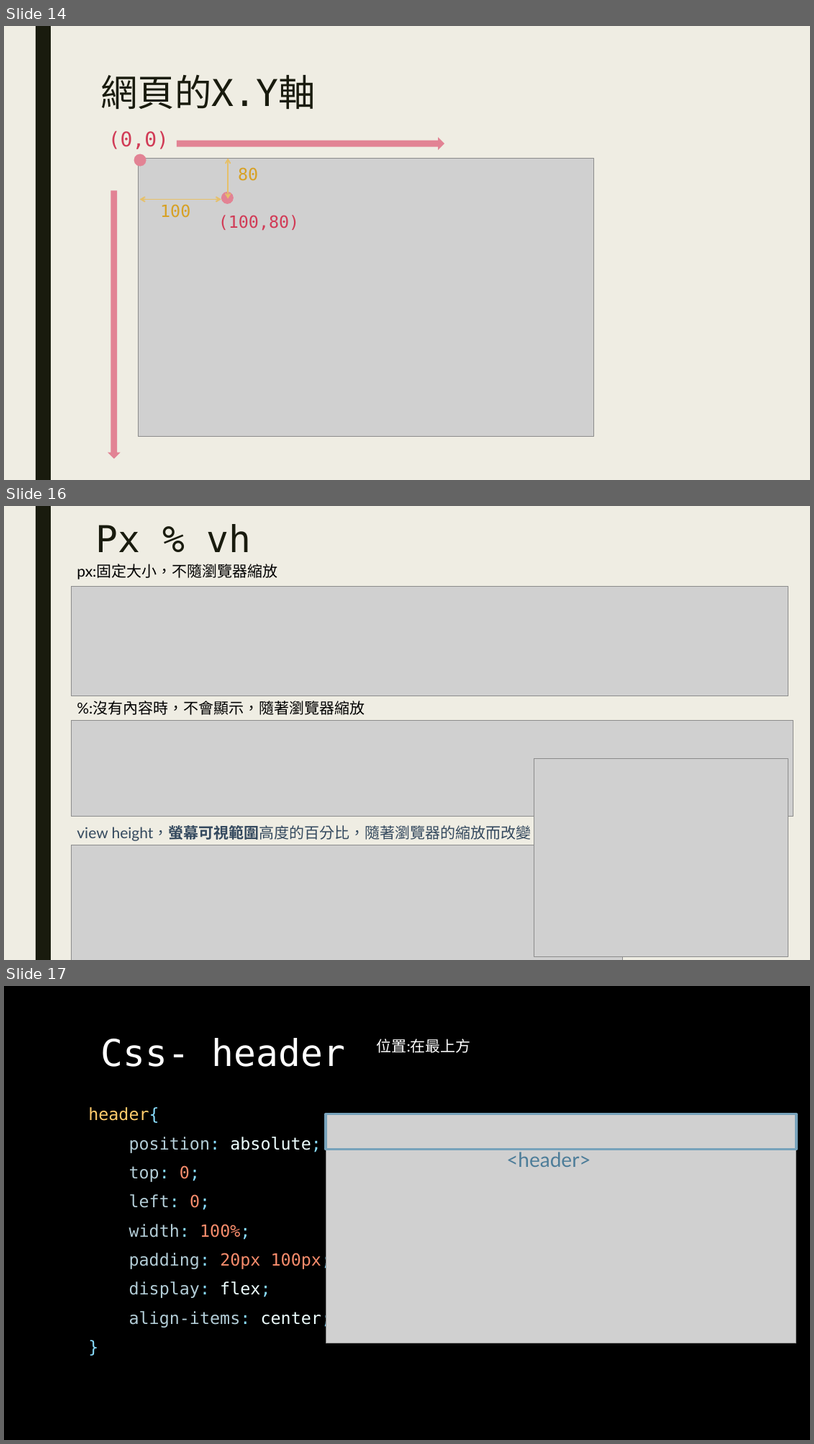
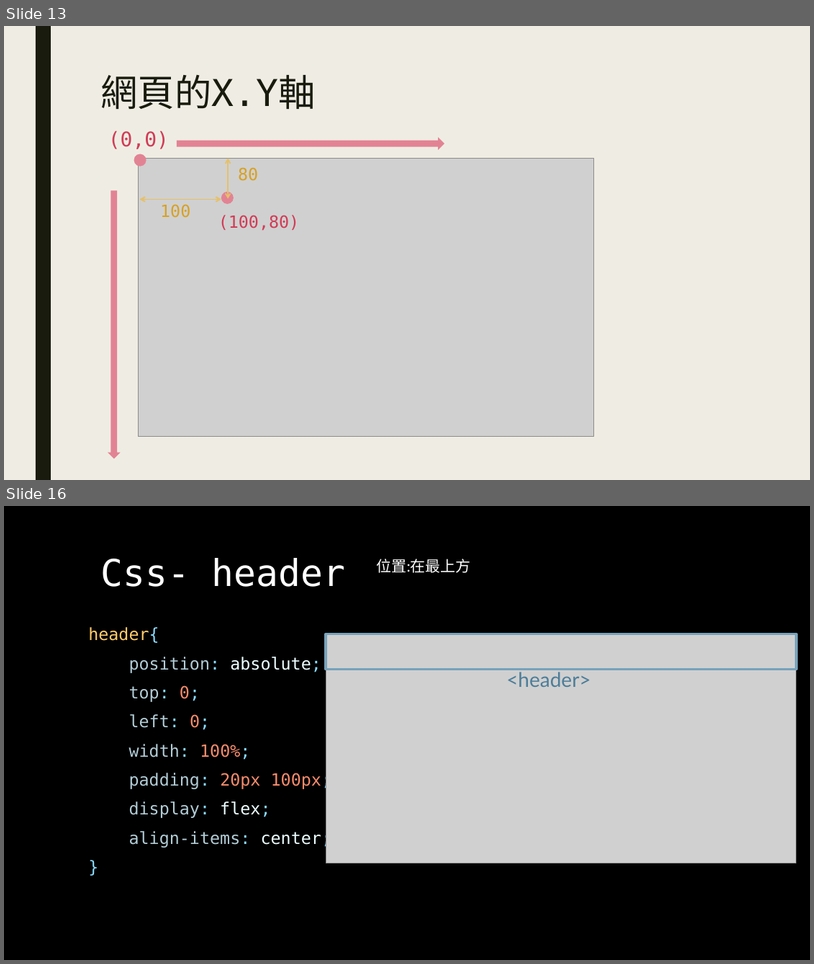
Before and after one commit to Alicexdcw/FrontEndTutorial, a slide deck: HTML & CSS & Javascript - starbuck.pptx. Shown one above the other, each under a label of ours: slides 14, 16 and 17 before the commit, slides 13 and 16 after it; the slides between them are not shown. The pictures are 814x1444 and 814x964 pixels, drawn with LibreOffice and Linux fonts; fonts in the diff are those of the drawing; grey boxes stand for pictures. Boxes give left, top, right and bottom in pixels: in the first picture for what was removed or moved away, otherwise in the second. Text is boxed around its words. In the diff, an @@ line names an element or a change of style, - is before the commit and + after.

```diff
--- a/HTML & CSS & Javascript - starbuck.pptx
+++ b/HTML & CSS & Javascript - starbuck.pptx
@@ slide 16 removed at [4, 506, 810, 960], background #EFEDE3; not listed: 1 template element that a slide beside it also shows @@
@@ title removed at [95, 524, 252, 552] @@
-Px % vh
@@ text removed at [77, 564, 278, 579] @@
-px:固定大小，不隨瀏覽器縮放
@@ picture removed at [71, 587, 789, 696] @@
@@ picture removed at [71, 720, 794, 816] @@
@@ text removed at [77, 700, 365, 715] @@
-%:沒有內容時，不會顯示，隨著瀏覽器縮放
@@ picture removed at [535, 759, 790, 957] @@
@@ text removed at [77, 825, 532, 841] @@
-view height，螢幕可視範圍高度的百分比，隨著瀏覽器的縮放而改變
@@ picture removed at [71, 845, 623, 960] @@
@@ what was slide 14 is now slide 13 @@
@@ what was slide 17 is now slide 16 @@
```
Also in this commit, not shown: 4 slides changed, 19 slides added, 23 other slides removed, 11 other files.
